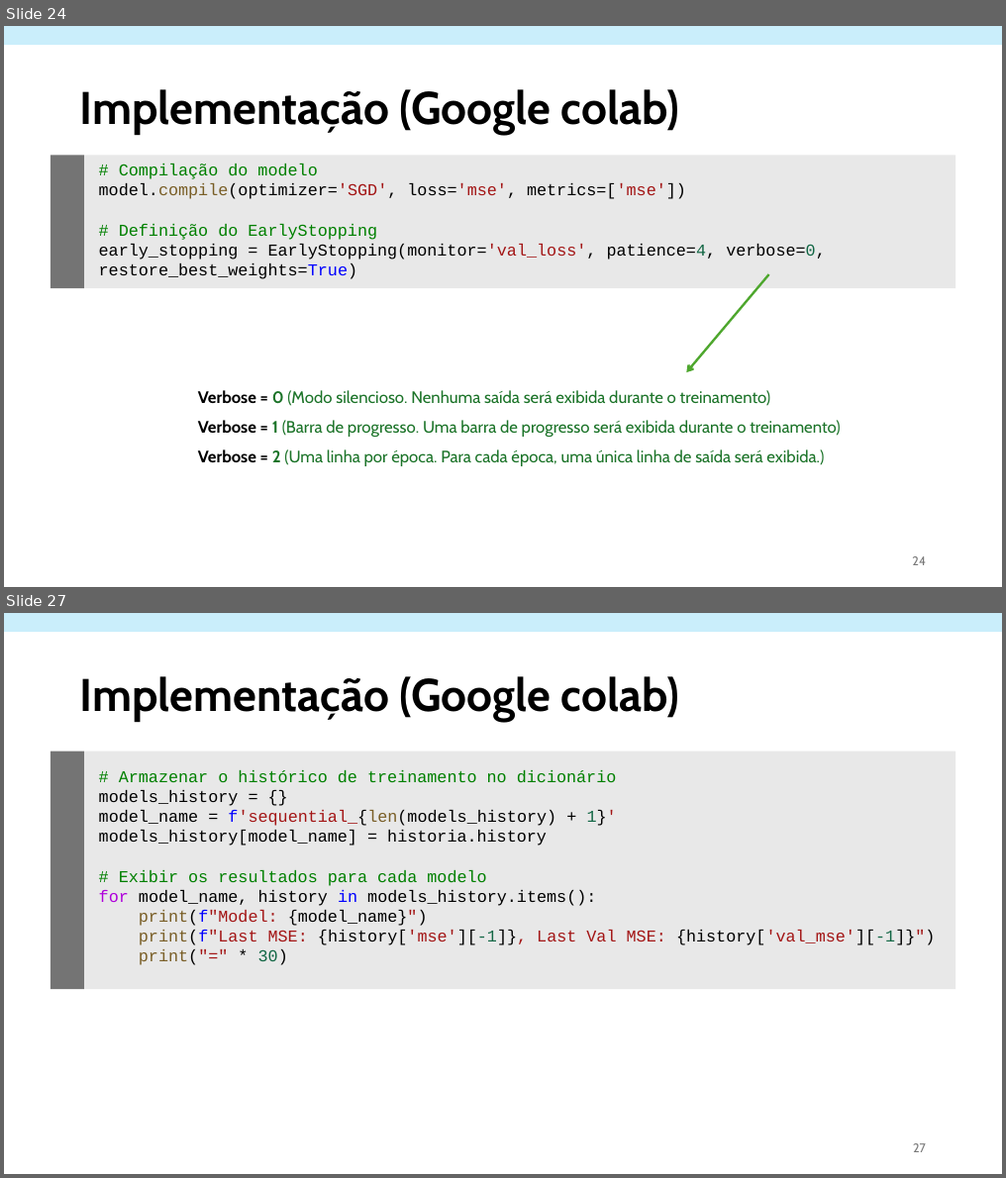
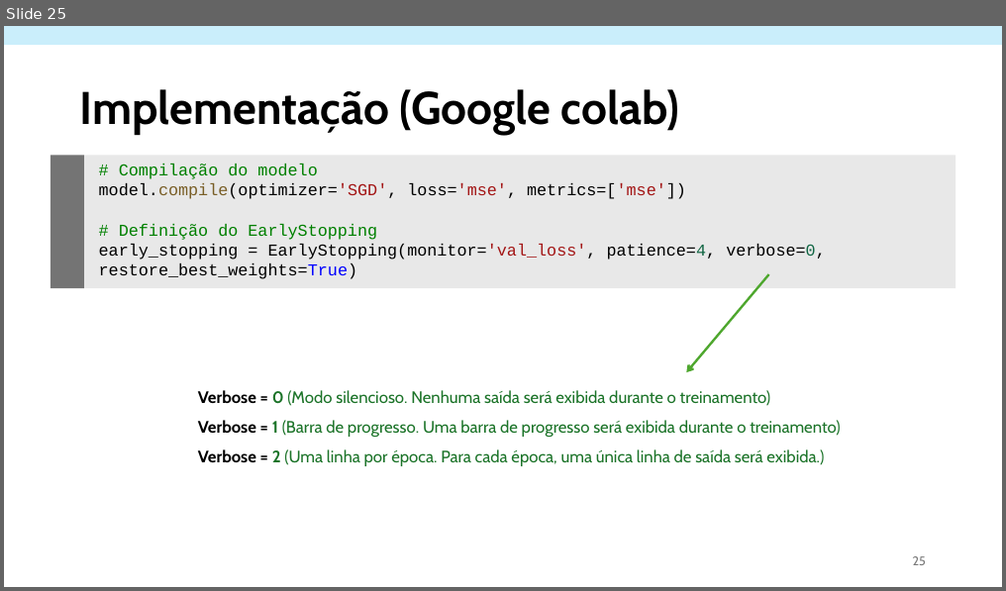
Before and after one commit to OviedoVR/ML_especializacao, a slide deck: assets/MachineLearning_RedesNeurais.pptx. Shown one above the other, each under a label of ours: slides 24 and 27 before the commit, slide 25 after it; the slides between them are not shown. The pictures are 1006x1178 and 1006x591 pixels, drawn with LibreOffice and Linux fonts; fonts in the diff are those of the drawing. Boxes give left, top, right and bottom in pixels: in the first picture for what was removed or moved away, otherwise in the second. Text is boxed around its words. In the diff, an @@ line names an element or a change of style, - is before the commit and + after.

```diff
--- a/assets/MachineLearning_RedesNeurais.pptx
+++ b/assets/MachineLearning_RedesNeurais.pptx
@@ slide 27 removed at [4, 613, 1002, 1174], background #FFFFFF @@
@@ rectangle removed at [4, 613, 1002, 632] @@
@@ title removed at [80, 676, 680, 722] @@
-Implementação (Google colab)
@@ rectangle removed at [51, 752, 84, 989] @@
@@ rectangle removed at [84, 752, 955, 989] @@
@@ text removed at [99, 770, 936, 965] @@
-# Armazenar o histórico de treinamento no dicionário
-models_history = {}
-model_name = f'sequential_{len(models_history) + 1}'
-models_history[model_name] = historia.history
-# Exibir os resultados para cada modelo
-for model_name, history in models_history.items():
-print(f"Model: {model_name}")
-print(f"Last MSE: {history['mse'][-1]}, Last Val MSE: {history['val_mse'][-1]}")
-print("=" * 30)
@@ page number removed at [913, 1144, 926, 1153] @@
-27
@@ what was slide 24 is now slide 25 @@
@@ page number at [913, 557, 926, 566]: text changed @@
-24
+25
```
Also in this commit, not shown: 2 slides changed, 2 other slides removed, 2 other files.
